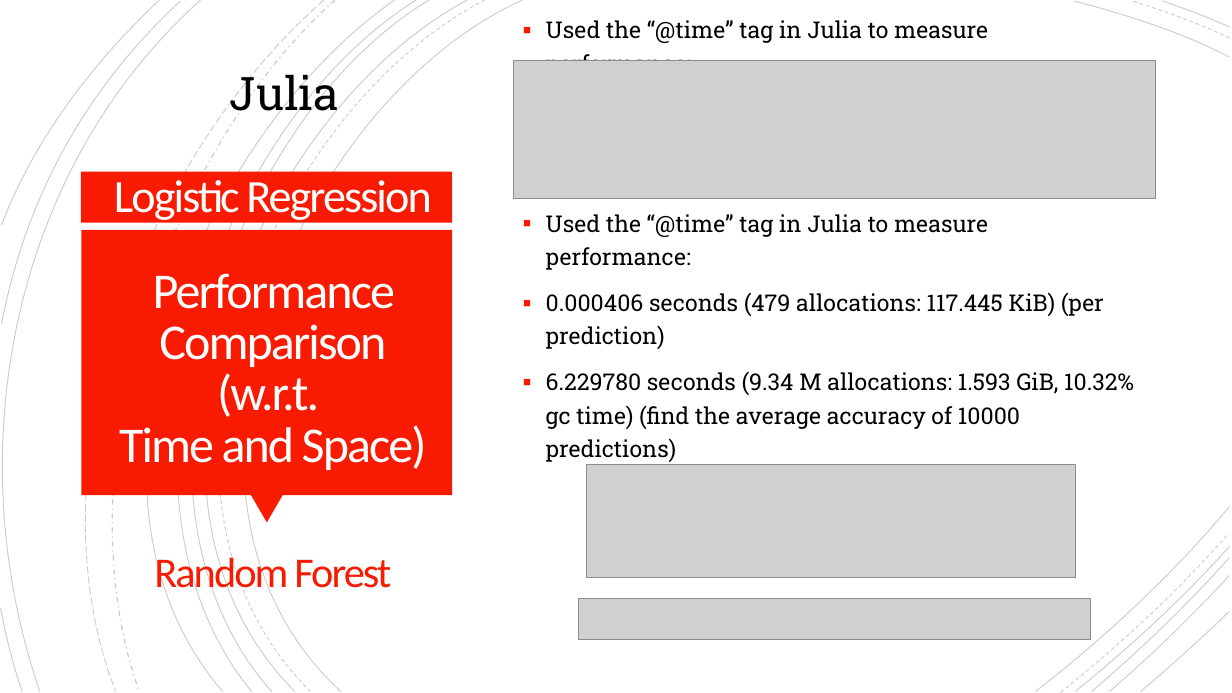
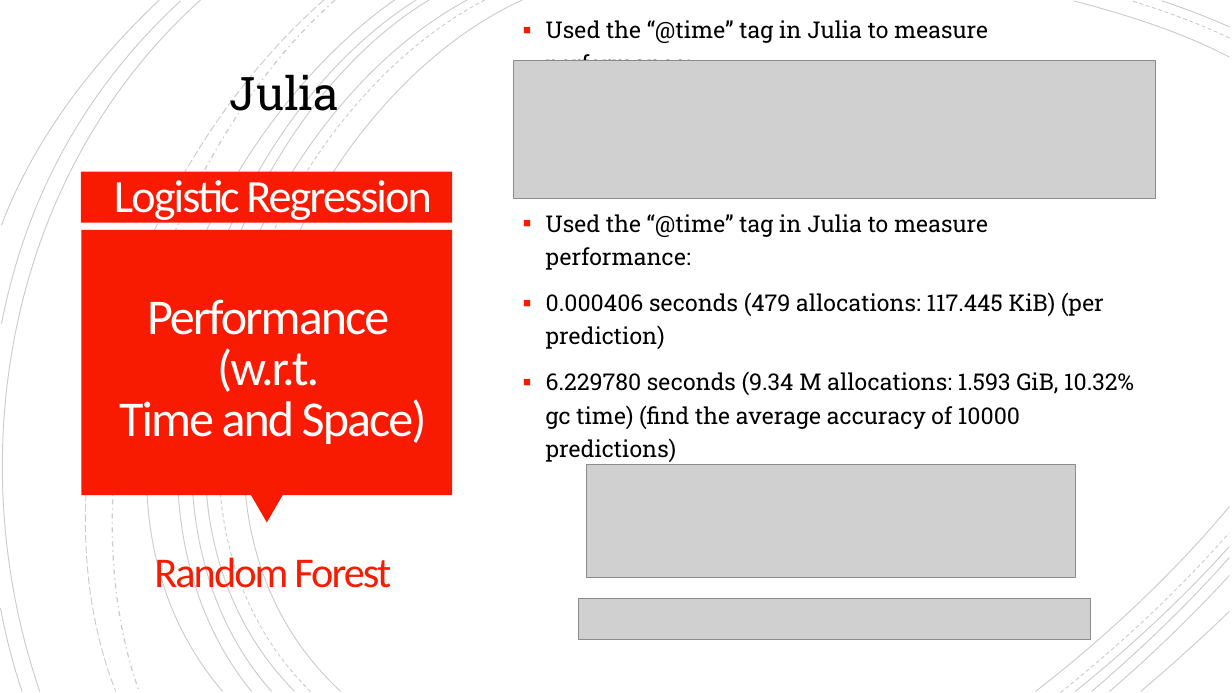
Before and after one commit to ymart1n/ML-Research-Repo, a slide deck: slide 3 of Homework 1/hw1-pre.pptx. Drawn at 1232x693 pixels with LibreOffice and Linux fonts; fonts in the diff are those of the drawing; grey boxes stand for pictures. Boxes give left, top, right and bottom in pixels: in the first picture for what was removed or moved away, otherwise in the second. Text is boxed around its words. In the diff, an @@ line names an element or a change of style, - is before the commit and + after.

```diff
--- a/Homework 1/hw1-pre.pptx
+++ b/Homework 1/hw1-pre.pptx
@@ text at (147, 299, 389, 335): text changed @@
-Performance Comparison
+Performance
```
Also in this commit, not shown: 7 other slides changed, 1 other file.
